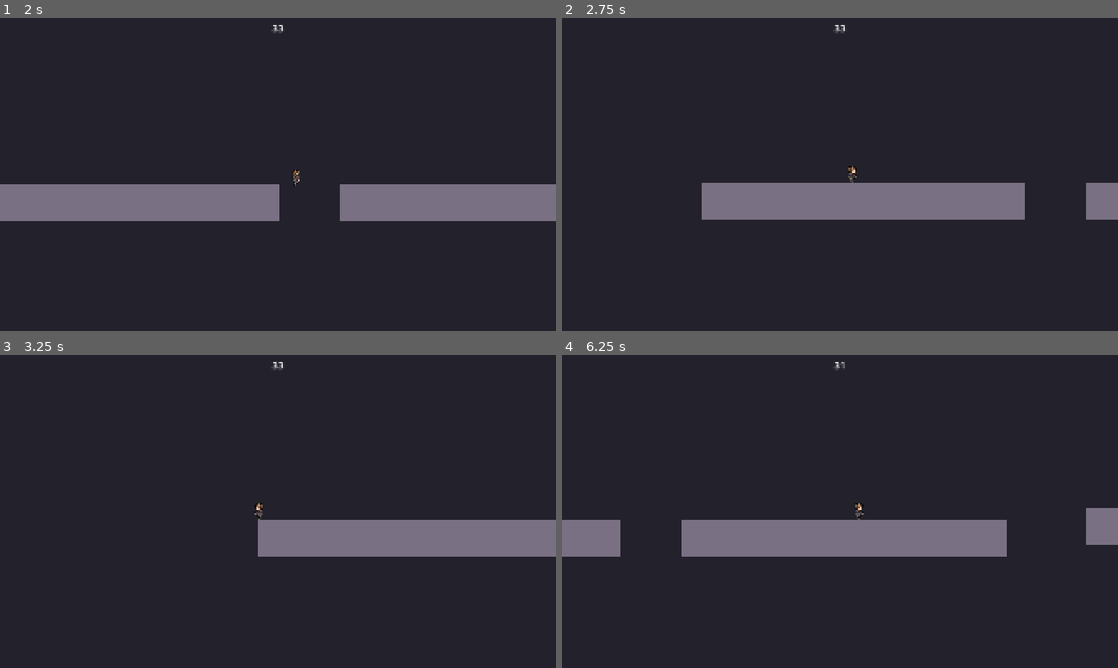
Above: before the commit, frames 1-4 (two rows, left to right).
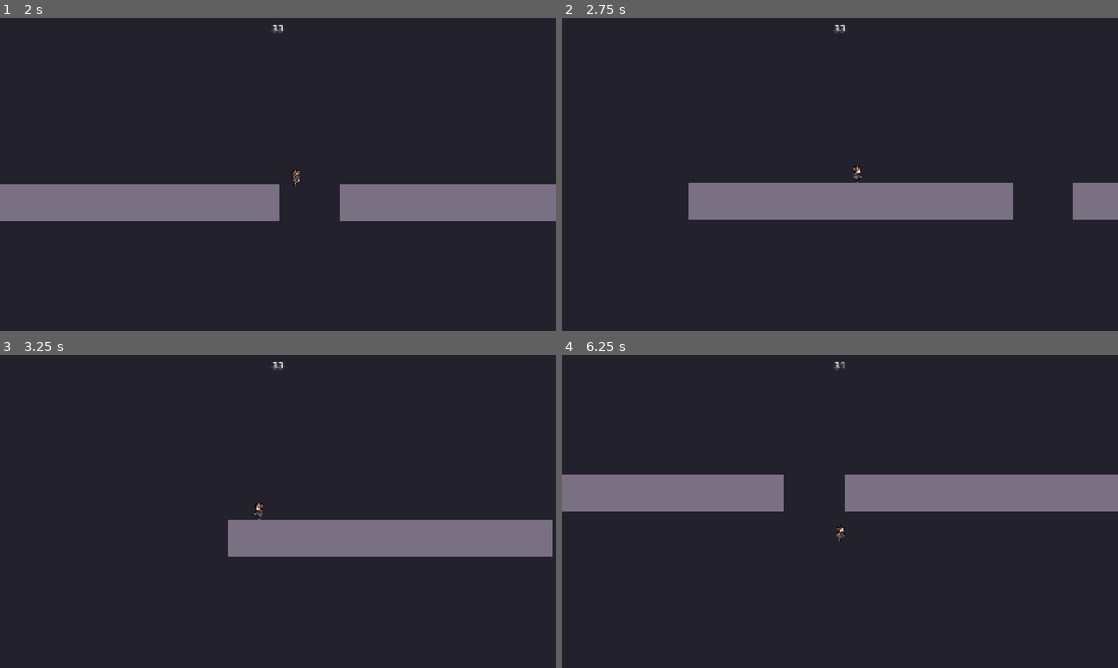
Above: after the commit, the same moments.

Repository: omarelsahy/e33-platformer
Game: Godot game, scene res://scenes/main_menu.tscn
Same seed, same stepped clock (60 frames per second), same inputs: the game is played once before the commit and once after it.
Inputs:
- Up to frame 1 (2 s): click "Play from level 1" at 0.5 s; tap Enter (ui_accept) at 1.25 s; hold D (move_right) from 1.28 s (still down); hold Shift (sprint, bound only before the commit) from 1.28 s (still down); tap E (dash) at 1.35 s; tap Space (jump) at 1.52 s
- Up to frame 2 (2.75 s): keep holding D (move_right); release Shift (sprint, bound only before the commit) at 2.03 s; tap Shift (sprint, bound only before the commit) at 2.1 s; tap Space (jump) at 2.27 s; tap E (dash) at 2.3 s
- Up to frame 3 (3.25 s): release D (move_right) at 2.78 s; hold A (move_left) from 2.78 s (still down); hold Shift (sprint, bound only before the commit) from 2.78 s (still down); tap E (dash) at 2.85 s
- Up to frame 4 (6.25 s): release A (move_left) at 3.53 s; release Shift (sprint, bound only before the commit) at 3.53 s; hold D (move_right) 3.53-5.03 s; tap Shift (sprint, bound only before the commit) at 3.6, 5.1 s; tap Space (jump) at 3.77, 4.52, 5.27 s; tap E (dash) at 3.8, 4.35, 5.3, 5.85 s; hold Shift (sprint, bound only before the commit) 4.28-5.03 s; hold A (move_left) 5.03-5.78 s; hold D (move_right) from 5.78 s (still down); hold Shift (sprint, bound only before the commit) from 5.78 s (still down)

Frame 1 is identical in both runs. In frame 2, 0.9% of the frame differs, in the area x 22-95%, y 47-65%; in frame 3, 0.7%; in frame 4, 19%, in the area x 0-100%, y 38-65%.

Commit message:
Scale move speed from analog stick; remove sprint input

Diff:
--- a/project.godot
+++ b/project.godot
@@ -67,12 +67,6 @@
 , Object(InputEventJoypadButton,"resource_local_to_scene":false,"resource_name":"","device":-1,"button_index":4,"pressure":0.0,"pressed":true,"script":null)
 ]
 }
-sprint={
-"deadzone": 0.5,
-"events": [Object(InputEventKey,"resource_local_to_scene":false,"resource_name":"","device":-1,"window_id":0,"alt_pressed":false,"shift_pressed":false,"ctrl_pressed":false,"meta_pressed":false,"pressed":false,"keycode":0,"physical_keycode":4194325,"key_label":0,"unicode":0,"location":0,"echo":false,"script":null)
-, Object(InputEventJoypadButton,"resource_local_to_scene":false,"resource_name":"","device":-1,"button_index":2,"pressure":0.0,"pressed":true,"script":null)
-]
-}
 move_up={
 "deadzone": 0.5,
 "events": [Object(InputEventKey,"resource_local_to_scene":false,"resource_name":"","device":-1,"window_id":0,"alt_press …(192 unchanged characters)…
--- a/scripts/player.gd
+++ b/scripts/player.gd
@@ -11,7 +11,7 @@
 const LAYER_PLAYER_FULL := LAYER_PHYSICS | LAYER_PLAYER_HURT
 
 @export var move_speed: float = 220.0
-## Horizontal target speed multiplier while holding sprint (ground and air).
+## At full horizontal stick deflection (or keyboard), target speed is move_speed * this. Light stick tilt lerps toward base move_speed.
 @export var sprint_speed_multiplier: float = 1.45
 @export var acceleration: float = 1200.0
 @export var deceleration: float = 1400.0
@@ -80,7 +80,6 @@
 	_was_on_floor = is_on_floor()
 	var input_x: float = Input.get_axis(&"move_left", &"move_right")
 	var jump_pressed: bool = Input.is_action_just_pressed(&"jump")
-	var sprinting: bool = Input.is_action_pressed(&"sprint")
 	var dash_just: bool = Input.is_action_just_pressed(&"dash")
 
 	if not _first_movement_sent:
@@ -146,8 +145,7 @@
 				move_and_slide()
 				return
 
-			var slide_sprint: bool = Input.is_action_pressed(&"sprint")
-			var slide_speed_mult: float = sprint_speed_multiplier if slide_sprint else 1.0
+			var slide_speed_mult: float = _horizontal_speed_multiplier_from_input(input_x)
 			var slide_target: float = input_x * move_speed * slide_speed_mult
 			if absf(input_x) > INPUT_DEADZONE:
 				velocity.x = move_toward(velocity.x, slide_target, acceleration * delta * 1.35)
@@ -178,7 +176,7 @@
 			Sfx.play_named(&"land")
 		return
 
-	var speed_mult: float = sprint_speed_multiplier if sprinting else 1.0
+	var speed_mult: float = _horizontal_speed_multiplier_from_input(input_x)
 	var target_speed: float = move_speed * speed_mult
 	var target_x: float = input_x * target_speed
 	var accel: float = acceleration if on_floor else air_acceleration
@@ -221,6 +219,14 @@
 
 func _facing_sign() -> float:
 	return 1.0 if _sprite.flip_h else -1.0
+
+
+func _horizontal_speed_multiplier_from_input(input_x: float) -> float:
+	var ax: float = absf(input_x)
+	if ax <= INPUT_DEADZONE:
+		return 1.0
+	var t: float = clampf((ax - INPUT_DEADZONE) / (1.0 - INPUT_DEADZONE), 0.0, 1.0)
+	return lerpf(1.0, sprint_speed_multiplier, t)
 
 
 func _dash_direction_from_input(on_floor: bool) -> Vector2:
